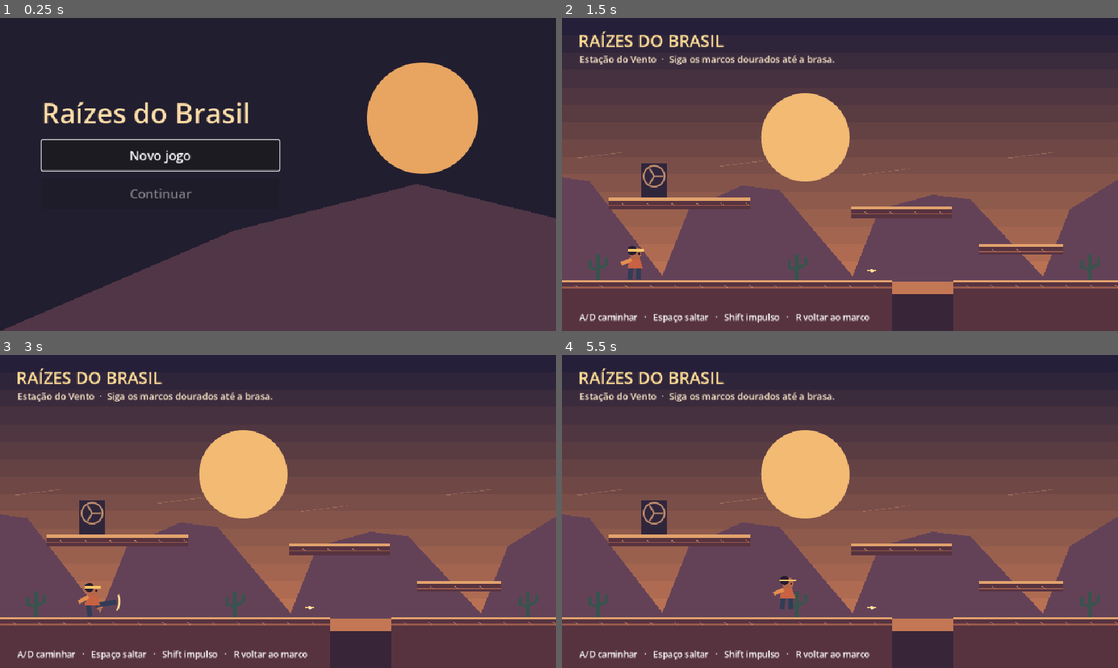
Above: before the commit, frames 1-4 (two rows, left to right).
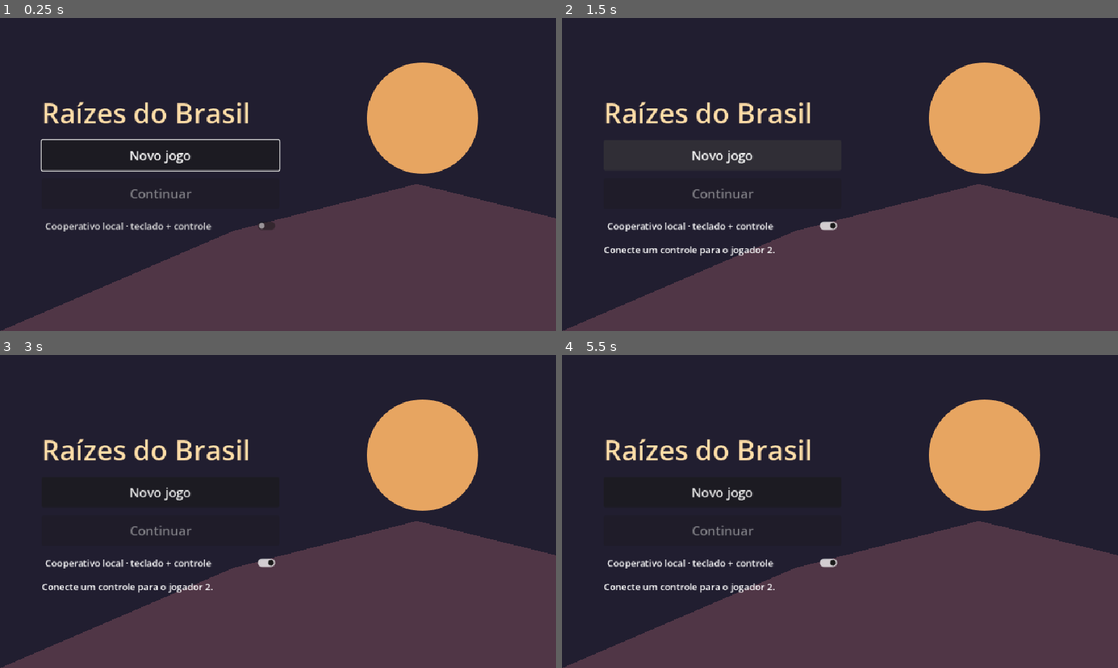
Above: after the commit, the same moments.

Repository: JefferssonAllves/GameDev
Game: Godot game, scene res://raizes-do-brasil/title.tscn
Same seed, same stepped clock (60 frames per second), same inputs: the game is played once before the commit and once after it.
Inputs (mouse positions are in pixels of both pictures, inside the frame that each line leads up to):
- Up to frame 1 (0.25 s): no input
- Up to frame 2 (1.5 s): click (723, 224) at 0.5 s, where only the run after the commit has a clickable "Cooperativo local · teclado +…"; click "Novo jogo" at 1.25 s
- Up to frame 3 (3 s): click (161, 492) at 2 s, where only the run after the commit has a clickable "Novo jogo"; tap Enter at 2.75 s; move the mouse to (400, 495) at 2.77 s; hold D (move_right) from 2.78 s (still down); tap J (attack) at 2.85 s; click (400, 495) at 2.92 s
- Up to frame 4 (5.5 s): tap Space (jump) at 3.02, 3.32, 3.77, 4.07, 4.55, 5.1, 5.27 s; tap Shift (dash) at 3.05, 3.6 s; move the mouse to (728, 527) at 3.52 s; release D (move_right) at 3.53 s; hold A (move_left) 3.53-4.28 s; tap E (interact) at 3.8, 4.35 s; move the mouse to (895, 442) at 4.27 s; hold D (move_right) from 4.28 s (still down); move the mouse to (812, 574) at 5.02 s; click (812, 574) at 5.17 s; tap J (attack) at 5.3 s

The runs differ from the first frame. In frame 1, 0.5% of the frame differs, in the area x 8-50%, y 65-69%; in frame 2, 65%; in frame 3, 65%; in frame 4, 65%, in the area x 0-100%, y 4-100%.

Commit message:
Adiciona cooperativo local ao primeiro arco

Diff:
--- a/project.godot
+++ b/project.godot
@@ -7,6 +7,7 @@
 
 [autoload]
 Campaign="*res://raizes-do-brasil/campaign.gd"
+LocalCoop="*res://raizes-do-brasil/local_coop.gd"
 
 [display]
 window/size/viewport_width=960
--- a/raizes-do-brasil/gatehouse.gd
+++ b/raizes-do-brasil/gatehouse.gd
@@ -8,22 +8,32 @@
 const MAX_LIFE := 4
 
 var health := MAX_HEALTH
-var life := MAX_LIFE
+var life: int:
+	get:
+		return int(lives.get(traveler, MAX_LIFE))
+var travelers: Array[CharacterBody2D]
+var lives: Dictionary = {}
+var downed: Dictionary = {}
+var revive_progress: Dictionary = {}
 var state := State.WAIT
 var remaining := 1.3
-var hit_grace := 0.0
+var hit_grace: Dictionary = {}
 var wave_x := 0.0
 var wave_direction := -1.0
 var wave_count := 0
-var wave_hit := false
+var wave_hits: Dictionary = {}
 
 @onready var traveler = $Traveler
 @onready var status: Label = $Interface/Status
 
 
 func _ready() -> void:
-	traveler.impulse_unlocked = true
-	traveler.kick.connect(_on_kick)
+	travelers = LocalCoop.travelers_in(self, traveler)
+	for member in travelers:
+		member.impulse_unlocked = true
+		member.kick.connect(_on_kick)
+		lives[member] = MAX_LIFE
+		hit_grace[member] = 0.0
 	if Campaign.active and Campaign.milestone == Campaign.Milestone.VICTORY:
 		health = 0
 		state = State.WON
@@ -31,26 +41,37 @@
 
 
 func _physics_process(delta: float) -> void:
-	traveler.position.x = clampf(traveler.position.x, 20.0, 940.0)
+	for member in travelers:
+		member.position.x = clampf(member.position.x, 20.0, 940.0)
+		if state == State.WON and member.just_pressed(&"interact"):
+			get_tree().change_scene_to_file(Campaign.MENU)
+			return
+		if state != State.WON and member.just_pressed(&"restart"):
+			_restart()
+			return
+		hit_grace[member] = maxf(0.0, float(hit_grace[member]) - delta)
 	if state == State.WON:
-		if Input.is_action_just_pressed("interact"):
-			get_tree().change_scene_to_file(Campaign.MENU)
-		return
-	if Input.is_action_just_pressed("restart"):
-		_restart()
-		return
-	hit_grace = maxf(0.0, hit_grace - delta)
+		return
+	if _update_revives(delta):
+		return
 	remaining -= delta
 	if state == State.SWEEP:
 		wave_x += wave_direction * (560.0 + _phase() * 80.0) * delta
-		if not wave_hit and hit_grace <= 0.0 and absf(traveler.position.x - wave_x) < 26.0 and traveler.position.y > 424.0:
-			wave_hit = true
-			life -= 1
-			if life == 0:
-				_restart()
-				return
-			hit_grace = 0.75
-			_update_status()
+		for member in travelers:
+			if downed.has(member) or wave_hits.has(member) or hit_grace[member] > 0.0:
+				continue
+			if absf(member.position.x - wave_x) < 26.0 and member.position.y > 424.0:
+				wave_hits[member] = true
+				lives[member] -= 1
+				if lives[member] == 0:
+					downed[member] = 10.0
+					member.set_physics_process(false)
+					member.modulate.a = 0.45
+					if downed.size() == travelers.size():
+						_restart()
+						return
+				hit_grace[member] = 0.75
+				_update_status()
 	if remaining > 0.0:
 		return
 	match state:
@@ -59,7 +80,7 @@
 			_warn()
 		State.WARNING:
 			wave_x = CORE.x
-			wave_hit = false
+			wave_hits.clear()
 			_enter(State.SWEEP, 1.15)
 		State.SWEEP:
 			wave_count -= 1
@@ -72,7 +93,10 @@
 
 
 func _warn() -> void:
-	wave_direction = -1.0 if traveler.position.x <= CORE.x else 1.0
+	var target: CharacterBody2D = traveler
+	if downed.has(target):
+		target = travelers[1]
+	wave_direction = -1.0 if target.position.x <= CORE.x else 1.0
 	_enter(State.WARNING, 0.77 - 0.09 * _phase())
 
 
@@ -101,10 +125,38 @@
 
 func _restart() -> void:
 	health = MAX_HEALTH
-	life = MAX_LIFE
-	hit_grace = 0.0
-	traveler.return_to(START)
+	downed.clear()
+	revive_progress.clear()
+	for member in travelers:
+		lives[member] = MAX_LIFE
+		hit_grace[member] = 0.0
+		member.modulate.a = 1.0
+		member.set_physics_process(true)
+		member.return_to(START + Vector2(32 if member.second_player else 0, 0))
 	_enter(State.WAIT, 1.3)
+
+
+func _update_revives(delta: float) -> bool:
+	for member in downed.keys():
+		var helper := travelers[0] if member == travelers[1] else travelers[1]
+		downed[member] -= delta
+		if downed[member] <= 0.0:
+			_restart()
+			return true
+		if helper.position.distance_to(member.position) > 68.0 or not helper.holding(&"interact"):
+			revive_progress[member] = 0.0
+			continue
+		revive_progress[member] = float(revive_progress.get(member, 0.0)) + delta
+		if revive_progress[member] >= 2.0:
+			downed.erase(member)
+			revive_progress.erase(member)
+			lives[member] = 2
+			hit_grace[member] = 0.75
+			member.modulate.a = 1.0
+			member.return_to(Vector2(member.position.x, START.y))
+			member.set_physics_process(true)
+			_update_status()
+	return false
 
 
 func _update_status() -> void:
@@ -113,7 +165,12 @@
 		return
 	var hint: String = ["Aproxime-se do Guardião.", "Onda iminente. Prepare o salto!",
 		"Salte sobre a onda.", "Núcleo aberto. Aproxime-se e chute!"][state]
-	status.text = "Vida %d/%d   ·   Guardião %d/%d   ·   Fase %d   ·   %s" % [life, MAX_LIFE, health, MAX_HEALTH, _phase(), hint]
+	var life_status := "Vida %d/%d" % [life, MAX_LIFE]
+	if travelers.size() == 2:
+		life_status = "P1 %d/%d   ·   P2 %d/%d" % [life, MAX_LIFE, lives[travelers[1]], MAX_LIFE]
+		if not downed.is_empty():
+			hint = "Segure E / LB junto ao aliado para reanimá-lo."
+	status.text = "%s   ·   Guardião %d/%d   ·   Fase %d   ·   %s" % [life_status, health, MAX_HEALTH, _phase(), hint]
 
 
 func _process(_delta: float) -> void:
--- /dev/null
+++ b/raizes-do-brasil/local_coop.gd
@@ -0,0 +1,49 @@
+extends Node
+
+const TRAVELER := preload("res://raizes-do-brasil/traveler.tscn")
+const ACTIONS := [&"move_left", &"move_right", &"jump", &"dash", &"attack", &"interact", &"restart"]
+
+var enabled := false
+var _controller_events: Dictionary = {}
+
+
+func _ready() -> void:
+	for action in ACTIONS:
+		var events: Array[InputEvent] = []
+		for event in InputMap.action_get_events(action):
+			if event is InputEventJoypadButton or event is InputEventJoypadMotion:
+				events.append(event)
+		_controller_events[action] = events
+
+
+func configure(device: int) -> void:
+	enabled = device >= 0
+	for action in ACTIONS:
+		var second := StringName("p2_" + String(action))
+		if InputMap.has_action(second):
+			Input.action_release(second)
+			InputMap.erase_action(second)
+		var events: Array[InputEvent] = _controller_events[action]
+		if enabled:
+			Input.action_release(action)
+			InputMap.add_action(second, InputMap.action_get_deadzone(action))
+		for event in events:
+			if enabled:
+				InputMap.action_erase_event(action, event)
+				var assigned := event.duplicate() as InputEvent
+				assigned.device = device
+				InputMap.action_add_event(second, assigned)
+			elif not InputMap.action_has_event(action, event):
+				InputMap.action_add_event(action, event)
+
+
+func travelers_in(room: Node, first: CharacterBody2D) -> Array[CharacterBody2D]:
+	var group: Array[CharacterBody2D] = [first]
+	if not enabled:
+		return group
+	var second := TRAVELER.instantiate() as CharacterBody2D
+	second.second_player = true
+	second.position = first.position + Vector2(32, 0)
+	room.add_child(second)
+	group.append(second)
+	return group
--- a/raizes-do-brasil/station.gd
+++ b/raizes-do-brasil/station.gd
@@ -15,6 +15,7 @@
 var checkpoint := START
 var complete := false
 var _clock := 0.0
+var travelers: Array[CharacterBody2D]
 
 @onready var traveler = $Traveler
 @onready var camera: Camera2D = $Camera
@@ -22,6 +23,7 @@
 
 
 func _ready() -> void:
+	travelers = LocalCoop.travelers_in(self, traveler)
 	for rect: Rect2 in GROUND:
 		var body := StaticBody2D.new()
 		body.position = rect.get_center()
@@ -36,28 +38,42 @@
 		_unlock_ember()
 		if Campaign.milestone >= Campaign.Milestone.RELAY:
 			_restore_relay()
-		traveler.return_to(checkpoint)
+		for member in travelers:
+			member.return_to(checkpoint + Vector2(32 if member.second_player else 0, 0))
 
 
 func _physics_process(_delta: float) -> void:
-	if traveler.position.y > 640.0 or Input.is_action_just_pressed("restart"):
-		traveler.return_to(checkpoint)
-	traveler.position.x = clampf(traveler.position.x, 15.0, 1905.0)
-	var center: Vector2 = traveler.position - Vector2(0, 23)
-	if not traveler.impulse_unlocked and center.distance_to(EMBER) < 33.0:
-		_unlock_ember()
-		_save_milestone(Campaign.Milestone.EMBER)
-	if traveler.impulse_unlocked and not complete and center.distance_to(RELAY) < 35.0:
-		_restore_relay()
-		_save_milestone(Campaign.Milestone.RELAY)
+	var center_x := _group_center_x()
+	var nearby := 0
+	var enter_requested := false
+	for member in travelers:
+		if member.position.y > 640.0 or member.just_pressed(&"restart"):
+			member.return_to(checkpoint)
+		var left := maxf(15.0, center_x - 410.0) if LocalCoop.enabled else 15.0
+		var right := minf(1905.0, center_x + 410.0) if LocalCoop.enabled else 1905.0
+		member.position.x = clampf(member.position.x, left, right)
+		var center: Vector2 = member.position - Vector2(0, 23)
+		if not traveler.impulse_unlocked and center.distance_to(EMBER) < 33.0:
+			_unlock_ember()
+			_save_milestone(Campaign.Milestone.EMBER)
+		if traveler.impulse_unlocked and not complete and center.distance_to(RELAY) < 35.0:
+			_restore_relay()
+			_save_milestone(Campaign.Milestone.RELAY)
+		if center.distance_to(RELAY) < 75.0:
+			nearby += 1
+			enter_requested = enter_requested or member.just_pressed(&"interact")
 
-	if complete and center.distance_to(RELAY) < 55.0 and Input.is_action_just_pressed("interact"):
+	if complete and enter_requested:
+		if nearby < travelers.size():
+			objective.text = "Reúnam os dois viajantes junto ao relé."
+			return
 		_save_milestone(Campaign.Milestone.GUARDIAN)
 		get_tree().change_scene_to_file(Campaign.GATEHOUSE)
 
 
 func _unlock_ember() -> void:
-	traveler.impulse_unlocked = true
+	for member in travelers:
+		member.impulse_unlocked = true
 	checkpoint = EMBER_CHECKPOINT
 	objective.text = "Impulso aéreo liberado! Volte pelos terraços e cruze o vão com Shift no ar."
 
@@ -73,8 +89,14 @@
 		objective.text += "  ·  Falha ao salvar."
 
 
+func _group_center_x() -> float:
+	if travelers.size() == 1:
+		return traveler.position.x
+	return (travelers[0].position.x + travelers[1].position.x) * 0.5
+
+
 func _process(delta: float) -> void:
-	camera.position.x = traveler.position.x
+	camera.position.x = _group_center_x()
 	_clock += delta
 	queue_redraw()
 
--- a/raizes-do-brasil/title.gd
+++ b/raizes-do-brasil/title.gd
@@ -5,6 +5,7 @@
 
 
 func _ready() -> void:
+	LocalCoop.configure(-1)
 	var saved := Campaign.saved_milestone()
 	resume_button.disabled = saved < 0
 	if resume_button.disabled:
@@ -20,7 +21,8 @@
 		hint.text = "Nenhum marco disponível."
 		%NewGame.grab_focus()
 		return
-	Campaign.begin(saved)
+	if _configure_players():
+		Campaign.begin(saved)
 
 
 func _new_game() -> void:
@@ -31,6 +33,8 @@
 
 
 func _start() -> void:
+	if not _configure_players():
+		return
 	Campaign.active = true
 	if Campaign.record(Campaign.Milestone.START) != OK:
 		hint.text = "Não foi possível gravar a campanha."
@@ -38,6 +42,18 @@
 	Campaign.begin(Campaign.Milestone.START)
 
 
+func _configure_players() -> bool:
+	if not %Coop.button_pressed:
+		LocalCoop.configure(-1)
+		return true
+	var controllers := Input.get_connected_joypads()
+	if controllers.is_empty():
+		hint.text = "Conecte um controle para o jogador 2."
+		return false
+	LocalCoop.configure(controllers[0])
+	return true
+
+
 func _draw() -> void:
 	draw_rect(Rect2(Vector2.ZERO, size), Color("#211e30"))
 	draw_circle(Vector2(size.x * 0.76, size.y * 0.32), 96, Color("#e7a561"), true, -1, true)
--- a/raizes-do-brasil/title.tscn
+++ b/raizes-do-brasil/title.tscn
@@ -35,6 +35,11 @@
 theme_override_font_sizes/font_size = 22
 text = "Continuar"
 
+[node name="Coop" type="CheckButton" parent="Content"]
+unique_name_in_owner = true
+layout_mode = 2
+text = "Cooperativo local · teclado + controle"
+
 [node name="Hint" type="Label" parent="Content"]
 unique_name_in_owner = true
 layout_mode = 2
--- a/raizes-do-brasil/traveler.gd
+++ b/raizes-do-brasil/traveler.gd
@@ -6,6 +6,7 @@
 const GRAVITY := 1500.0
 const JUMP := 480.0
 
+var second_player := false
 var facing := 1.0
 var impulse_unlocked := false
 var _impulse_available := false
@@ -22,12 +23,12 @@
 		_kick_left = maxf(_kick_left - delta, 0.0)
 		if previous > 0.16 and _kick_left <= 0.16:
 			kick.emit(position, facing)
-	elif Input.is_action_just_pressed("attack"):
+	elif just_pressed(&"attack"):
 		_kick_left = 0.25
 	var grounded := is_on_floor()
-	var direction := Input.get_axis("move_left", "move_right")
+	var direction := Input.get_axis(_action(&"move_left"), _action(&"move_right"))
 	_coyote_time = 0.10 if grounded else maxf(0.0, _coyote_time - delta)
-	_jump_buffer = 0.12 if Input.is_action_just_pressed("jump") else maxf(0.0, _jump_buffer - delta)
+	_jump_buffer = 0.12 if just_pressed(&"jump") else maxf(0.0, _jump_buffer - delta)
 	if grounded:
 		_impulse_available = true
 	if _dash_left <= 0.0:
@@ -39,9 +40,9 @@
 			velocity.y = -JUMP
 			_jump_buffer = 0.0
 			_coyote_time = 0.0
-		if Input.is_action_just_released("jump") and velocity.y < -170.0:
+		if Input.is_action_just_released(_action(&"jump")) and velocity.y < -170.0:
 			velocity.y = -170.0
-		if impulse_unlocked and _impulse_available and not grounded and Input.is_action_just_pressed("dash"):
+		if impulse_unlocked and _impulse_available and not grounded and just_pressed(&"dash"):
 			_impulse_available = false
 			_dash_left = 0.18
 	if _dash_left > 0.0:
@@ -52,6 +53,18 @@
 		_dash_left = 0.0
 	_stride += absf(get_real_velocity().x) * delta * 0.07
 	queue_redraw()
+
+
+func _action(action: StringName) -> StringName:
+	return StringName("p2_" + String(action)) if second_player else action
+
+
+func just_pressed(action: StringName) -> bool:
+	return Input.is_action_just_pressed(_action(action))
+
+
+func holding(action: StringName) -> bool:
+	return Input.is_action_pressed(_action(action))
 
 
 func return_to(checkpoint: Vector2) -> void:
@@ -76,7 +89,7 @@
 	draw_line(Vector2(7, -20), leg_end, Color("#323c55"), 8.0, true)
 	if leg_end.x > 30:
 		draw_arc(Vector2(18, -27), 30, -0.35, 0.55, 12, Color("#ffd797"), 3.0, true)
-	draw_polygon(PackedVector2Array([Vector2(-8,-38), Vector2(9,-38), Vector2(15,-20), Vector2(-12,-20)]), PackedColorArray([Color("#c76243")]))
+	draw_polygon(PackedVector2Array([Vector2(-8,-38), Vector2(9,-38), Vector2(15,-20), Vector2(-12,-20)]), PackedColorArray([Color("#488f8c") if second_player else Color("#c76243")]))
 	draw_line(Vector2(-6, -35), Vector2(-22, -28 + step * 0.5), Color("#e28e51"), 6.0, true)
 	draw_circle(Vector2(2, -46), 10.0, Color("#b46748"))
 	draw_circle(Vector2(-4, -51), 8.0, Color("#251e30"))
Not shown, changed: Raizes_do_Brasil_Prompt_Completo.md
